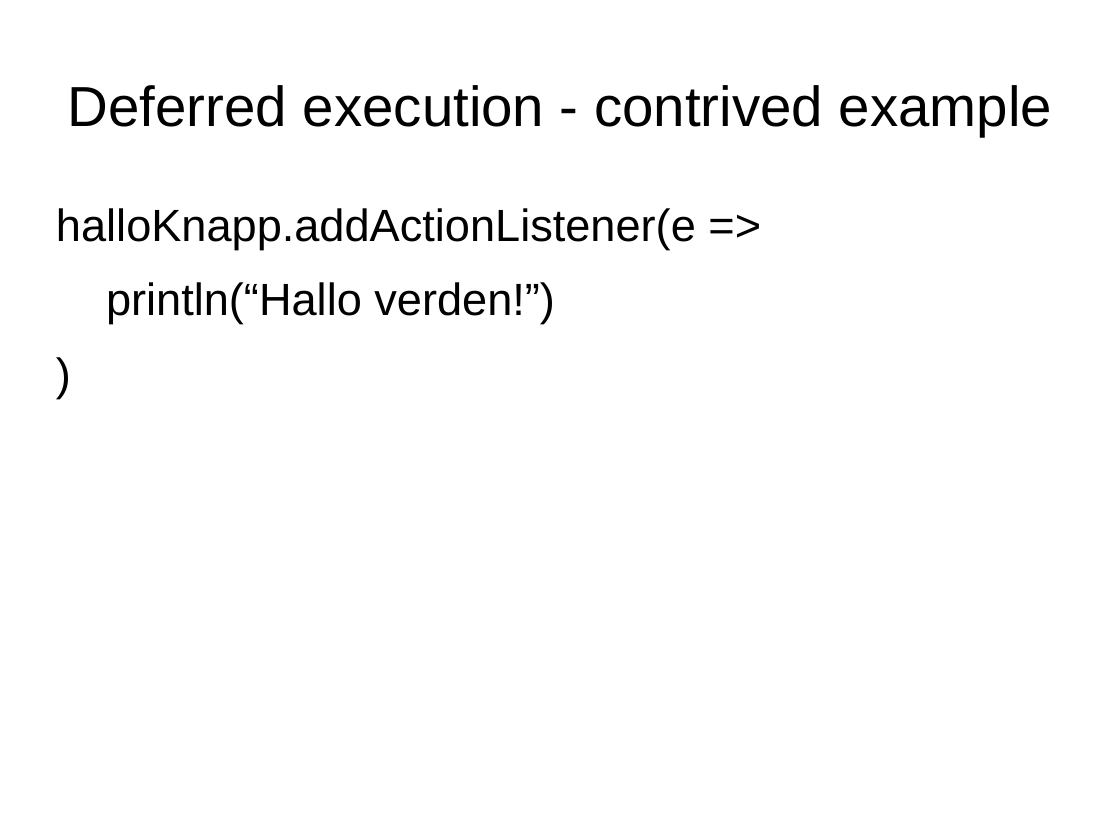
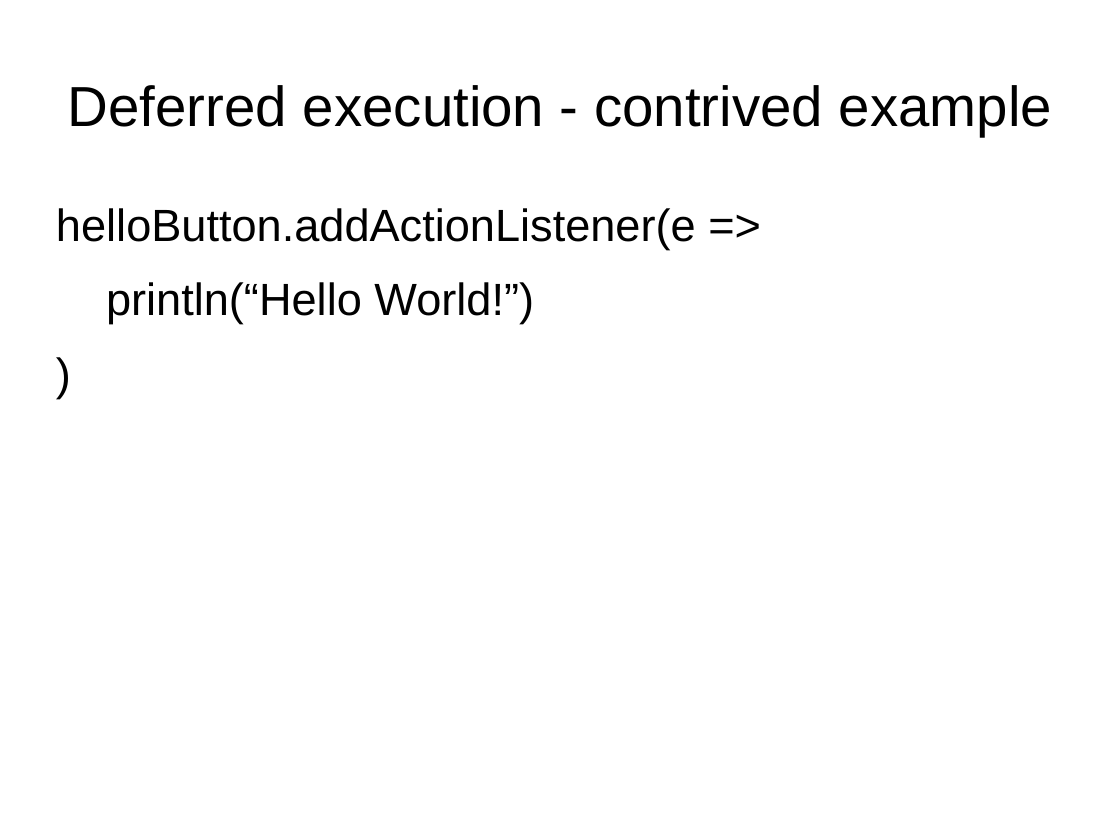
Before and after one commit to javaBin/scala-training-slides, a slide deck: slide 5 of 1.4 - firstclassfunctions.odp. Drawn at 1120x840 pixels with LibreOffice and Linux fonts; fonts in the diff are those of the drawing; background and template pictures are left out. Boxes give left, top, right and bottom in pixels: in the first picture for what was removed or moved away, otherwise in the second. Text is boxed around its words. In the diff, an @@ line names an element or a change of style, - is before the commit and + after.

```diff
--- a/1.4 - firstclassfunctions.odp
+++ b/1.4 - firstclassfunctions.odp
@@ text at (56,208,696,324): text changed @@
-halloKnapp.addActionListener(e =>
-println(“Hallo verden!”)
+helloButton.addActionListener(e =>
+println(“Hello World!”)
```
Also in this commit, not shown: 3 other slides changed, 11 other files.
